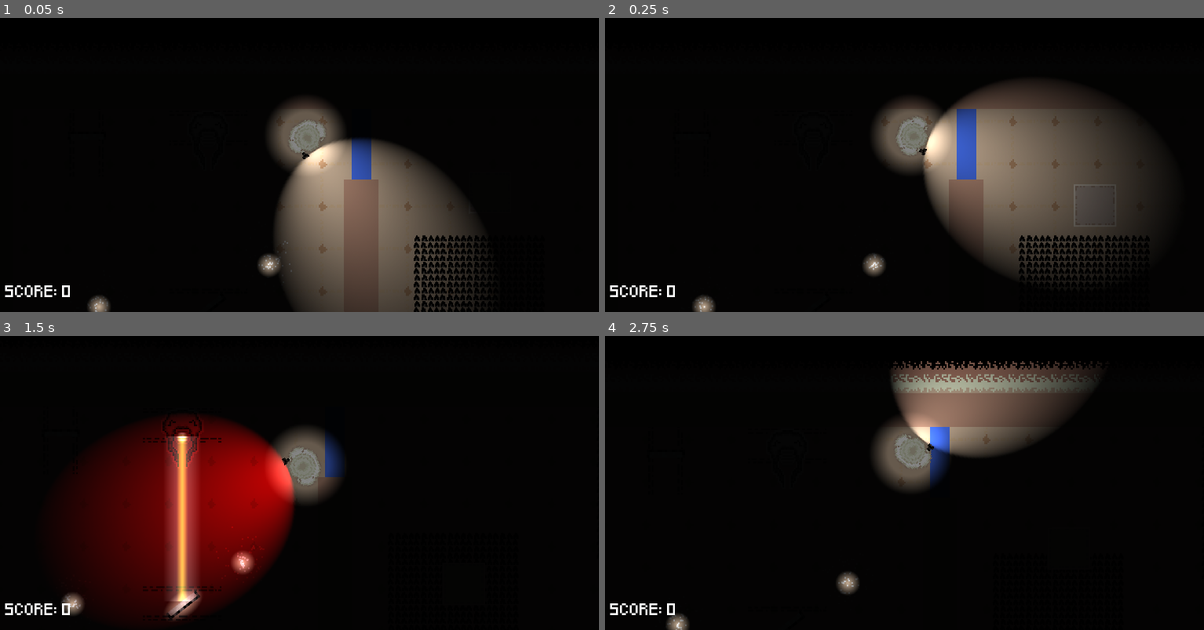
Above: before the commit, frames 1-4 (two rows, left to right).
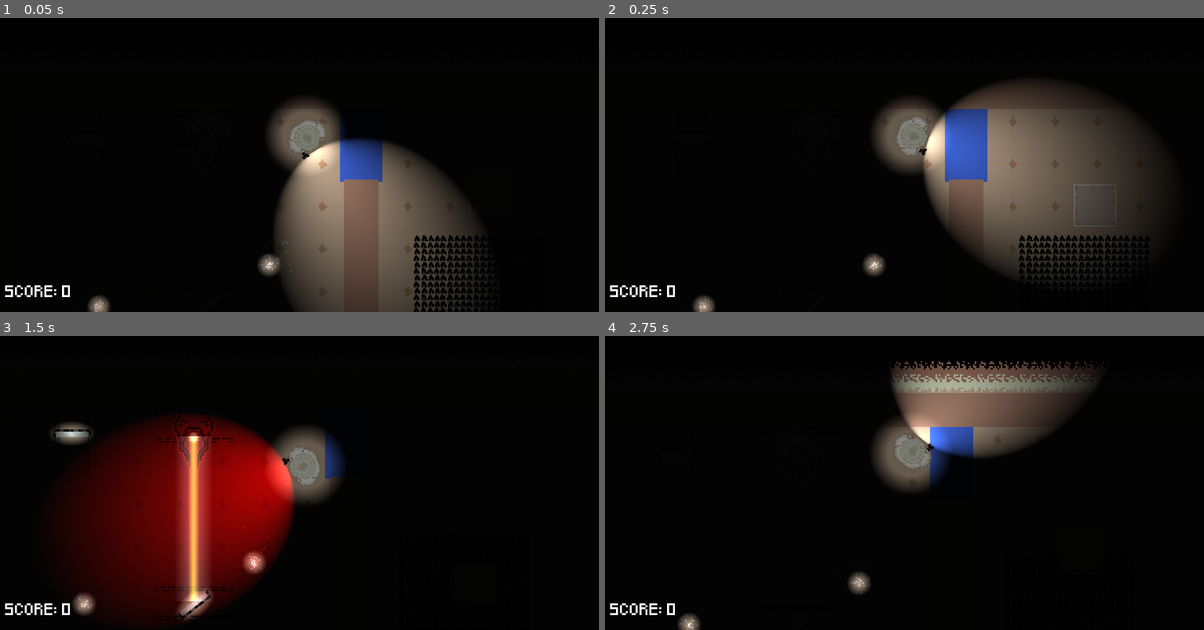
Above: after the commit, the same moments.

Repository: ToumaKamijou/Game-Making-A3
Game: Godot game, scene res://scenes/2D/levels/test_level.tscn
Two runs of this game, one before a commit and one after it. Both use one fixed random seed, a clock stepped at 60 frames per second and the inputs below.
Inputs (mouse positions are in pixels of both pictures, inside the frame that each line leads up to):
- Up to frame 1 (0.05 s): no input
- Up to frame 2 (0.25 s): no input
- Up to frame 3 (1.5 s): tap Enter at 0.5 s; move the mouse to (443, 435) at 0.52 s; hold D (move_right) 0.53-1.28 s; hold Space (change_flash_color) 0.53-1.28 s; move the mouse to (179, 471) at 1.27 s; hold S (move_down) from 1.28 s (still down); tap F (interact) at 1.35 s
- Up to frame 4 (2.75 s): move the mouse to (976, 377) at 2.02 s; release S (move_down) at 2.03 s; hold D (move_right) from 2.03 s (still down); tap R at 2.1 s

The runs differ from the first frame. In frame 1, 0.5% of the frame differs, in the area x 56-64%, y 37-56%; in frame 2, 0.9%; in frame 3, 5.2%, in the area x 8-56%, y 26-97%; in frame 4, 1.9%.

Commit message:
changed wall defaults to match grid

Diff:
--- a/a-3-game/scenes/2D/gameplay/flashable_wall.tscn
+++ b/a-3-game/scenes/2D/gameplay/flashable_wall.tscn
@@ -5,7 +5,7 @@
 [sub_resource type="BoxMesh" id="BoxMesh_1iclr"]
 
 [sub_resource type="RectangleShape2D" id="RectangleShape2D_4p3kp"]
-size = Vector2(24, 100)
+size = Vector2(26, 52)
 
 [node name="FlashableWall" type="StaticBody2D" groups=["Flashable"]]
 z_index = 1
@@ -13,10 +13,11 @@
 script = ExtResource("1_4p3kp")
 
 [node name="MeshInstance2D" type="MeshInstance2D" parent="."]
-scale = Vector2(24, 100)
+scale = Vector2(52, 104)
 mesh = SubResource("BoxMesh_1iclr")
 
 [node name="CollisionShape2D" type="CollisionShape2D" parent="."]
+scale = Vector2(2, 2)
 shape = SubResource("RectangleShape2D_4p3kp")
 
 [node name="RayCast2D" type="RayCast2D" parent="."]
